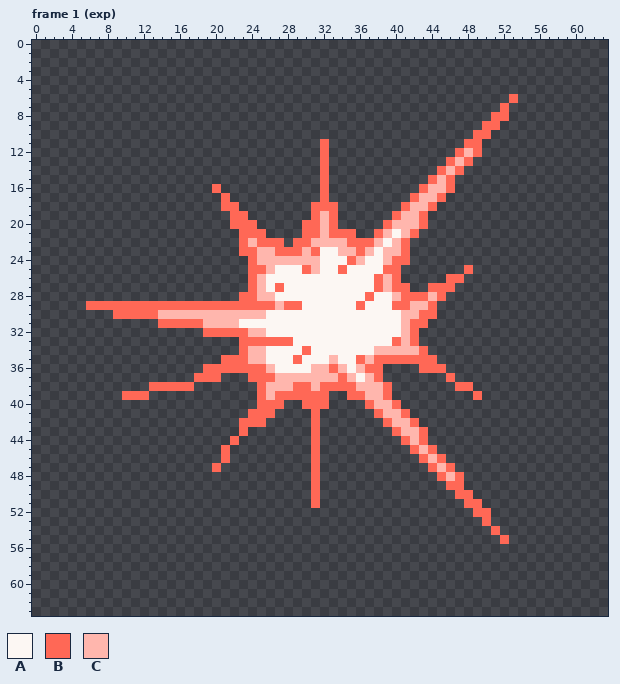
Pixel-art file: _Data/FX/DeahExp.aseprite. That is the earlier state.
64x64 pixels, 5 frames. Shown: frame 1 (exp). The commit also changed other frames, which this record leaves out.
Palette (. is transparent): A #fcf7f3  B #ff6856  C #ffb6ad
Pixels before, frame 1 (exp) (only the part around the change), first column x 0:
 0 ...............................................................
 1 ...............................................................
 2 ...............................................................
 3 ...............................................................
 4 ...............................................................
 5 ...............................................................
 6 .....................................................B.........
 7 ....................................................B..........
 8 ...................................................BB..........
 9 ..................................................BB...........
10 .................................................BB............
11 ................................B...............BB.............
12 ................................B..............BCB.............
13 ................................B.............BCB..............
14 ................................B............BCB...............
15 ................................B...........BCB................
16 ....................B...........B..........BCCB................
17 .....................B..........B.........BCCB.................
18 .....................BB........BBB.......BCCB..................
19 ......................BB.......BCB......BCCB...................
20 ......................BBB.....BBCB.....BCCCB...................
21 .......................BBB....BBCBBB..BCACB....................
22 .......................BCBBB.BBCCCCBBBCACB.....................
23 .......................BBCCBBBCBAACCBCACCB.....................
24 ........................BCCCCCCCAAABCAACBB.....................
25 ........................BBCAAABCAABAAAABB.......B..............
26 ........................BCAAAAAAAAAAAABCB.....BB...............
27 ........................BCABAAAAAAAAAABCBB..BBB................
28 .......................BBCCAAAAAAAAAABAACBBBCB.................
29 ......BBBBBBBBBBBBBBBBBBBBBCBBAAAAAABAAABBCCB..................
30 .........BBBBBCCCCCCCCCCCCAAAAAAAAAAAAAAACCBB..................
31 ..............BBBBBCCCCAAAAAAAAAAAAAAAAAACBB...................
32 ...................BBBBBCCAAAAAAAAAAAAAAACB....................
33 .......................BBBBBBAAAAAAAAAAABCB....................
34 .......................BCCAAAABAAAAAAACCCCCB...................
35 .....................BBBCCAAABAAACAABCBBBBBBB..................
36 ...................BBBBBBBCAAAACCBCACBB....BBB.................
37 ..................BBB...BBBCCCCCCCBCACB.......B................
38 .............BBBBB.......BCCCBBCBBBBCCCB.......BB..............
39 ..........BBB............BCBBBBBB..BBCCB.........B.............
40 .........................BBB..BBB....BCCB......................
41 ........................BBB....B......BCCB.....................
42 .......................BBB.....B.......BCCB....................
43 .......................B.......B........BCCB...................
44 ......................B........B.........BCB...................
45 .....................B.........B..........BCB..................
46 .....................B.........B...........BCB.................
47 ....................B..........B............BCB................
48 ...............................B.............BCB...............
49 ...............................B..............BB...............
50 ...............................B...............BB..............
51 ...............................B................BB.............
52 .................................................BB............
53 ..................................................B............
54 ...................................................B...........
55 ....................................................B..........
56 ...............................................................
57 ...............................................................
58 ...............................................................
59 ...............................................................
60 ...............................................................
61 ...............................................................
62 ...............................................................
63 ...............................................................
New version:
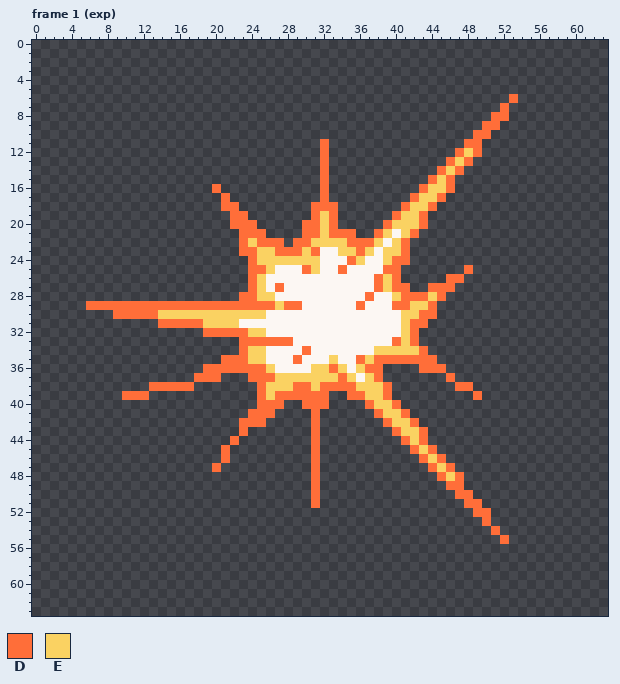
Colours new in this view: D #ff6e39  E #fad262
Change:
layer "Layer 1" now shown
layer "Red" now hidden
Changed rows in their new state; - is an unchanged pixel.
Frame 1 (exp):
first column x 6:
 6 -----------------------------------------------D
 7 ----------------------------------------------D-
 8 ---------------------------------------------DD-
 9 --------------------------------------------DD--
10 -------------------------------------------DD---
11 --------------------------D---------------DD----
12 --------------------------D--------------DED----
13 --------------------------D-------------DED-----
14 --------------------------D------------DED------
15 --------------------------D-----------DED-------
16 --------------D-----------D----------DEED-------
17 ---------------D----------D---------DEED--------
18 ---------------DD--------DDD-------DEED---------
19 ----------------DD-------DED------DEED----------
20 ----------------DDD-----DDED-----DEEED----------
21 -----------------DDD----DDEDDD--DE-ED-----------
22 -----------------DEDDD-DDEEEEDDDE-ED------------
23 -----------------DDEEDDDED--EEDE-EED------------
24 ------------------DEEEEEEE---DE--EDD------------
25 ------------------DDE---DE--D----DD-------D-----
26 ------------------DE------------DED-----DD------
27 ------------------DE-D----------DEDD--DDD-------
28 -----------------DDEE----------D--EDDDED--------
29 DDDDDDDDDDDDDDDDDDDDDEDD------D---DDEED---------
30 ---DDDDDEEEEEEEEEEEE---------------EEDD---------
31 --------DDDDDEEEE------------------EDD----------
32 -------------DDDDDEE---------------ED-----------
33 -----------------DDDDDD-----------DED-----------
34 -----------------DEE----D-------EEEEED----------
35 ---------------DDDEE---D---E--DEDDDDDDD---------
36 -------------DDDDDDDE----EEDE-EDD----DDD--------
37 ------------DDD---DDDEEEEEEEDE-ED-------D-------
38 -------DDDDD-------DEEEDDEDDDDEEED-------DD-----
39 ----DDD------------DEDDDDDD--DDEED---------D----
40 -------------------DDD--DDD----DEED-------------
41 ------------------DDD----D------DEED------------
42 -----------------DDD-----D-------DEED-----------
43 -----------------D-------D--------DEED----------
44 ----------------D--------D---------DED----------
45 ---------------D---------D----------DED---------
46 ---------------D---------D-----------DED--------
47 --------------D----------D------------DED-------
48 -------------------------D-------------DED------
49 -------------------------D--------------DD------
50 -------------------------D---------------DD-----
51 -------------------------D----------------DD----
52 -------------------------------------------DD---
53 --------------------------------------------D---
54 ---------------------------------------------D--
55 ----------------------------------------------D-
Pixel boxes of the changes (left, top, right, bottom) in both pictures:
changed: (86, 94, 518, 544)
